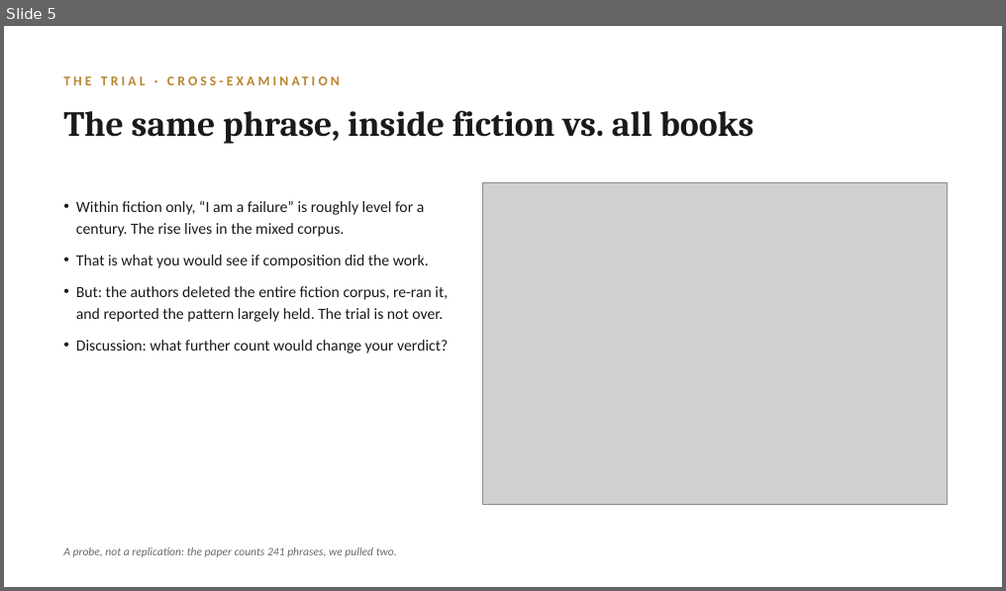
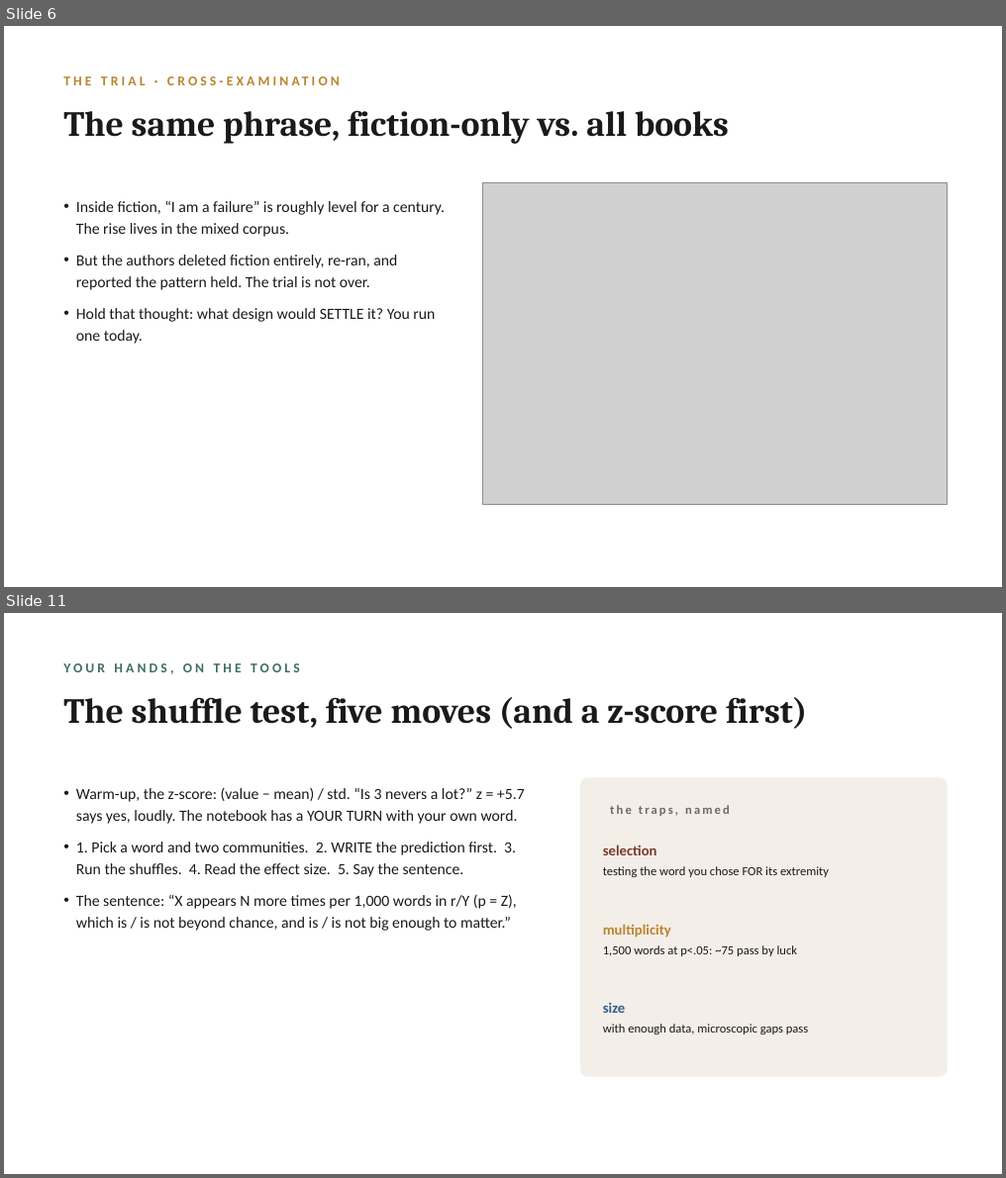
Before and after one commit to lucianli123/culture-as-data-2026, a slide deck: slides/week-02-lecture-draft.pptx. Shown one above the other, each under a label of ours: slide 5 before the commit, slides 6 and 11 after it; the slides between them are not shown. The pictures are 1006x591 and 1006x1178 pixels, drawn with LibreOffice and Linux fonts; fonts in the diff are those of the drawing; grey boxes stand for pictures. Boxes give left, top, right and bottom in pixels: in the first picture for what was removed or moved away, otherwise in the second. Text is boxed around its words. In the diff, an @@ line names an element or a change of style, - is before the commit and + after.

Commit message:
Week 2 lecture deck rebuilt: Bollen-spine (trial + live replication figure), three-questions statistics audit, discussion slides on counting/vectors/statistical truth

```diff
--- a/slides/week-02-lecture-draft.pptx
+++ b/slides/week-02-lecture-draft.pptx
@@ slide 11 added at <box>4,613,1002,1174</box>, background #FFFFFF @@
@@ text added at <box>63,663,300,674</box>, 13 pt, text #3F6F5F, bold @@
+YOUR HANDS, ON THE TOOLS
@@ text added at <box>63,697,808,729</box>, 34 pt, text #1A1A1A, bold @@
+The shuffle test, five moves (and a z-score first)
@@ text added at <box>76,787,525,931</box>, 15 pt, text #1A1A1A @@
+• Warm-up, the z-score: (value − mean) / std. “Is 3 nevers a lot?” z = +5.7 says yes, loudly. The notebook has a YOUR TURN with your own word.
+• 1. Pick a word and two communities. 2. WRITE the prediction first. 3. Run the shuffles. 4. Read the effect size. 5. Say the sentence.
+• The sentence: “X appears N more times per 1,000 words in r/Y (p = Z), which is / is not beyond chance, and is / is not big enough to matter.”
@@ rounded rectangle added at <box>580,777,947,1077</box>, fill #F4EEE8 @@
@@ text added at <box>610,805,730,816</box>, 12 pt, text #6B6B63, bold @@
+the traps, named
@@ text added at <box>603,845,657,856</box>, 14 pt, text #7A3B2E, bold @@
+selection
@@ text added at <box>603,866,829,877</box>, 12 pt, text #1A1A1A @@
+testing the word you chose FOR its extremity
@@ text added at <box>603,924,671,938</box>, 14 pt, text #B9852F, bold @@
+multiplicity
@@ text added at <box>603,946,798,957</box>, 12 pt, text #1A1A1A @@
+1,500 words at p<.05: ~75 pass by luck
@@ text added at <box>603,1002,625,1013</box>, 14 pt, text #2E5F8A, bold @@
+size
@@ text added at <box>603,1024,808,1035</box>, 12 pt, text #1A1A1A @@
+with enough data, microscopic gaps pass
@@ what was slide 5 is now slide 6 @@
@@ slide 6 changed as well @@
@@ text at <box>63,110,729,144</box>: text changed @@
-The same phrase, inside fiction vs. all books
+The same phrase, fiction-only vs. all books
@@ text at <box>76,201,445,344</box>: text changed @@
-• Within fiction only, “I am a failure” is roughly level for a century. The rise lives in the mixed corpus.
-• That is what you would see if composition did the work.
-• But: the authors deleted the entire fiction corpus, re-ran it, and reported the pattern largely held. The trial is not over.
-• Discussion: what further count would change your verdict?
+• Inside fiction, “I am a failure” is roughly level for a century. The rise lives in the mixed corpus.
+• But the authors deleted fiction entirely, re-ran, and reported the pattern held. The trial is not over.
+• Hold that thought: what design would SETTLE it? You run one today.
@@ text removed at <box>63,548,397,558</box> @@
-A probe, not a replication: the paper counts 241 phrases, we pulled two.
```
Also in this commit, not shown: 5 other slides changed, 9 other slides added, 12 slides removed.
